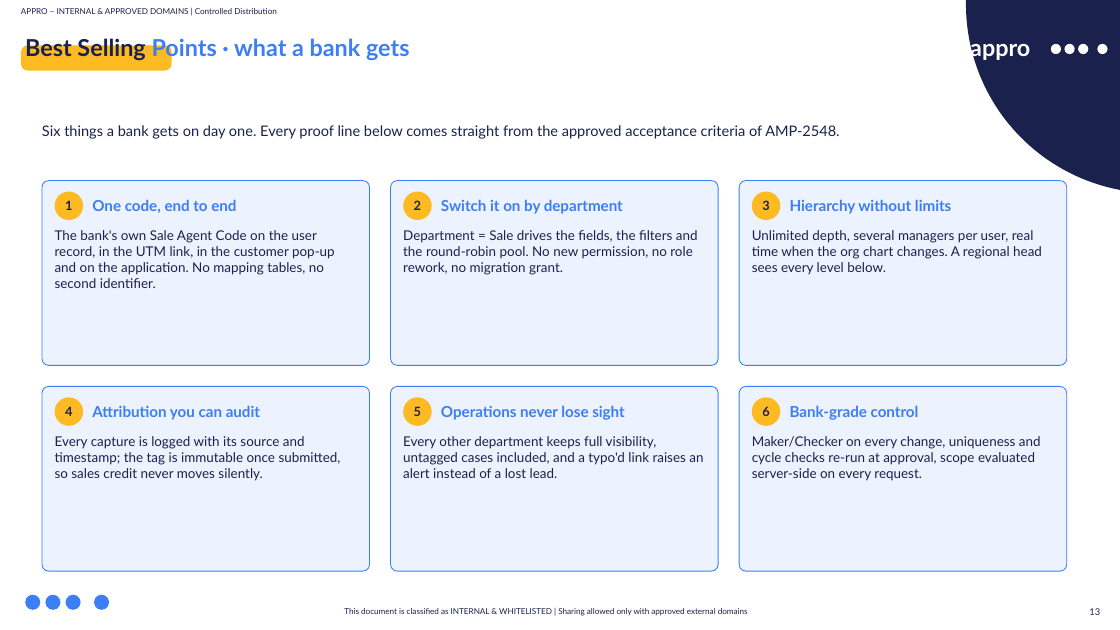
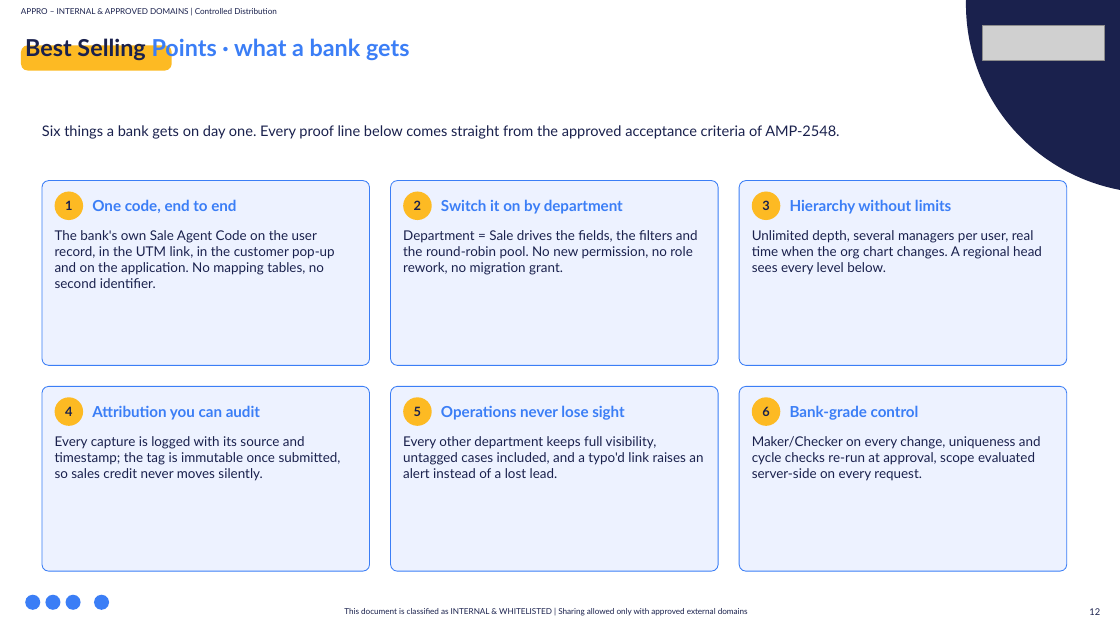
Before and after one commit to Appro-ae/Market-Place, a slide deck: slide 12 of output/02-reporting-hierarchy/20260907-015-amp2548-sale-agent-code-demo-deck.pptx (slide 13 before the commit). Drawn at 1120x630 pixels with LibreOffice and Linux fonts; fonts in the diff are those of the drawing; grey boxes stand for pictures. Boxes give left, top, right and bottom in pixels: in the first picture for what was removed or moved away, otherwise in the second. Text is boxed around its words. In the diff, an @@ line names an element or a change of style, - is before the commit and + after.

```diff
--- a/output/02-reporting-hierarchy/20260907-015-amp2548-sale-agent-code-demo-deck.pptx
+++ b/output/02-reporting-hierarchy/20260907-015-amp2548-sale-agent-code-demo-deck.pptx
@@ picture added at box(983, 25, 1105, 60) @@
@@ text removed at box(970, 44, 1030, 61) @@
-appro
@@ ellipse removed at box(1051, 44, 1061, 54) @@
@@ ellipse removed at box(1065, 44, 1075, 54) @@
@@ ellipse removed at box(1078, 44, 1088, 54) @@
@@ ellipse removed at box(1097, 44, 1107, 54) @@
```
Also in this commit, not shown: 13 other slides changed, 1 slide removed, 7 other files.
